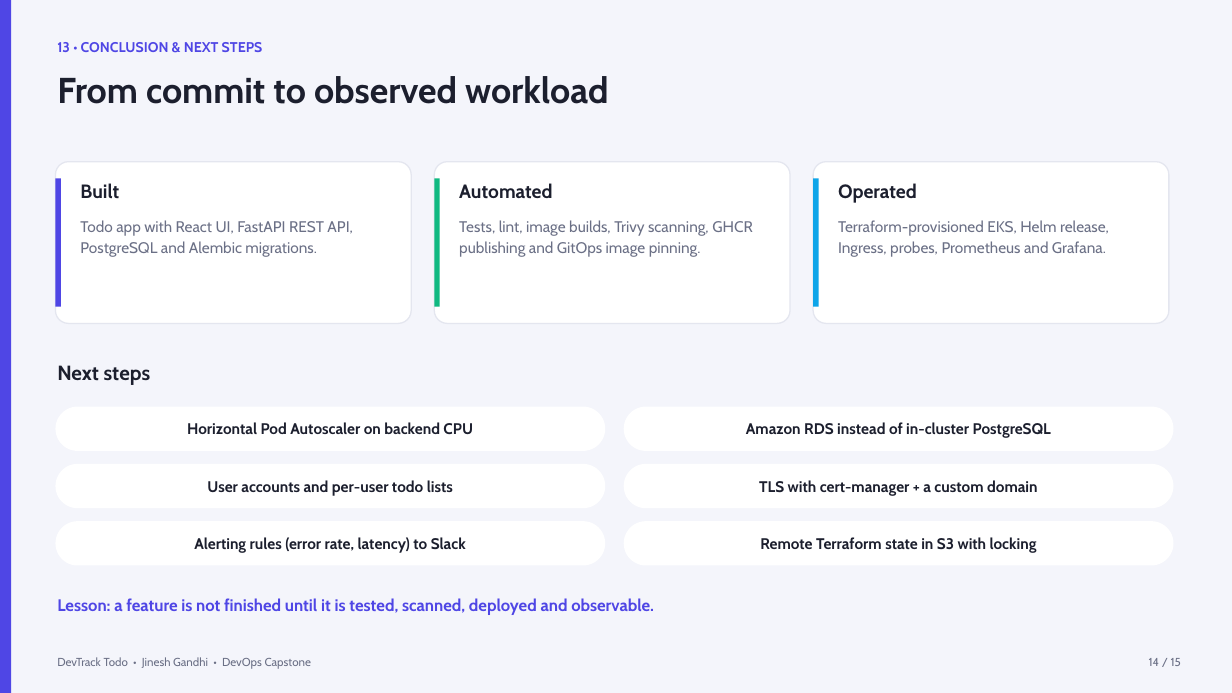
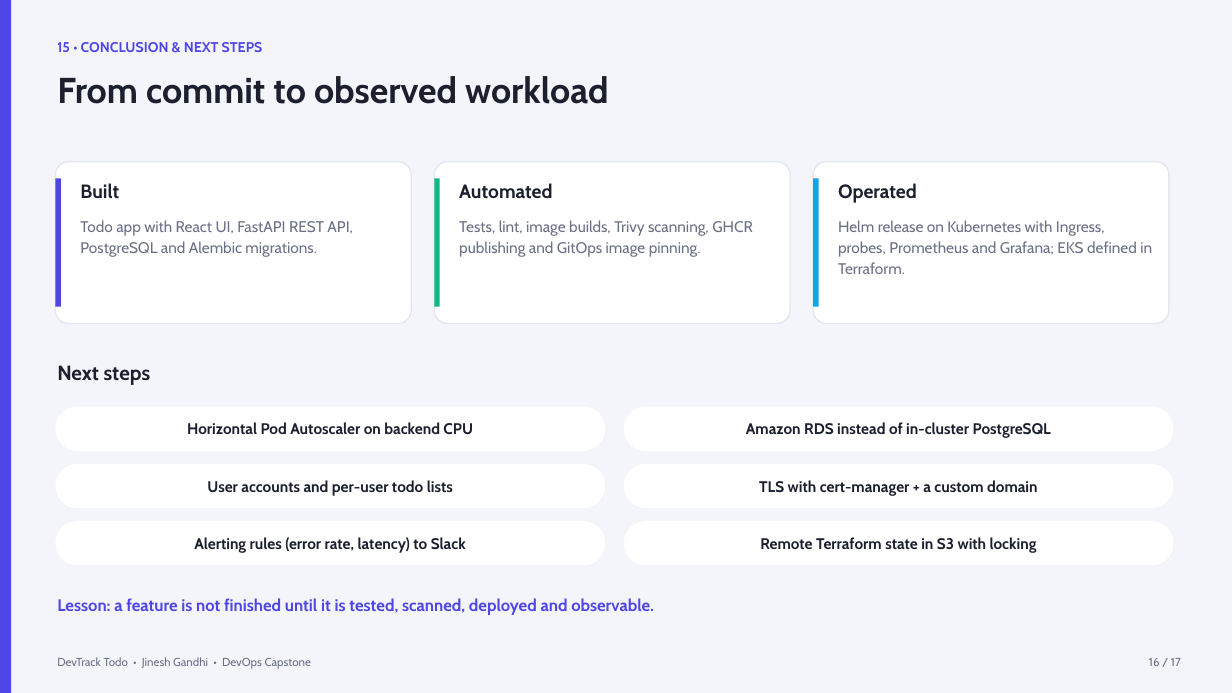
Before and after one commit to jineshgandhi79/Devops-capstone, a slide deck: slide 16 of demo/ppt/presentation.pptx (slide 14 before the commit). Drawn at 1232x693 pixels with LibreOffice and Linux fonts; fonts in the diff are those of the drawing. Boxes give left, top, right and bottom in pixels: in the first picture for what was removed or moved away, otherwise in the second. Text is boxed around its words. In the diff, an @@ line names an element or a change of style, - is before the commit and + after.

```diff
--- a/demo/ppt/presentation.pptx
+++ b/demo/ppt/presentation.pptx
@@ text at <box>57,42,263,52</box>: text changed @@
-13 • CONCLUSION & NEXT STEPS
+15 • CONCLUSION & NEXT STEPS
@@ text at <box>838,220,1152,274</box>: text changed @@
-Terraform-provisioned EKS, Helm release, Ingress, probes, Prometheus and Grafana.
+Helm release on Kubernetes with Ingress, probes, Prometheus and Grafana; EKS defined in Terraform.
@@ text at <box>1149,658,1181,666</box>: text changed @@
-14 / 15
+16 / 17
```
Also in this commit, not shown: 11 other slides changed, 3 slides added, 1 slide removed, 16 other files.
